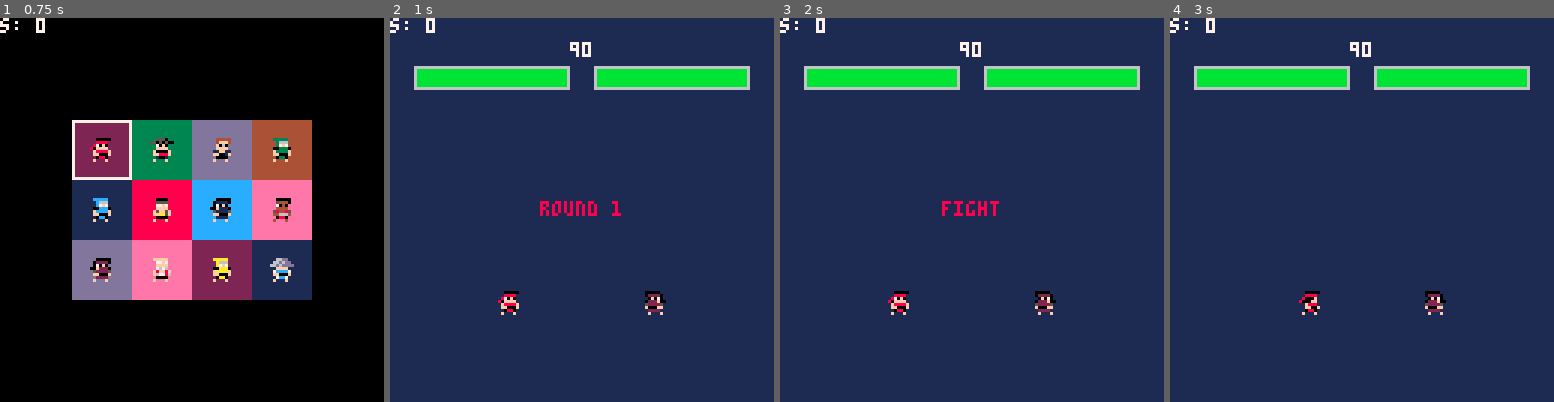
Above: before the commit, frames 1-4 (left to right).
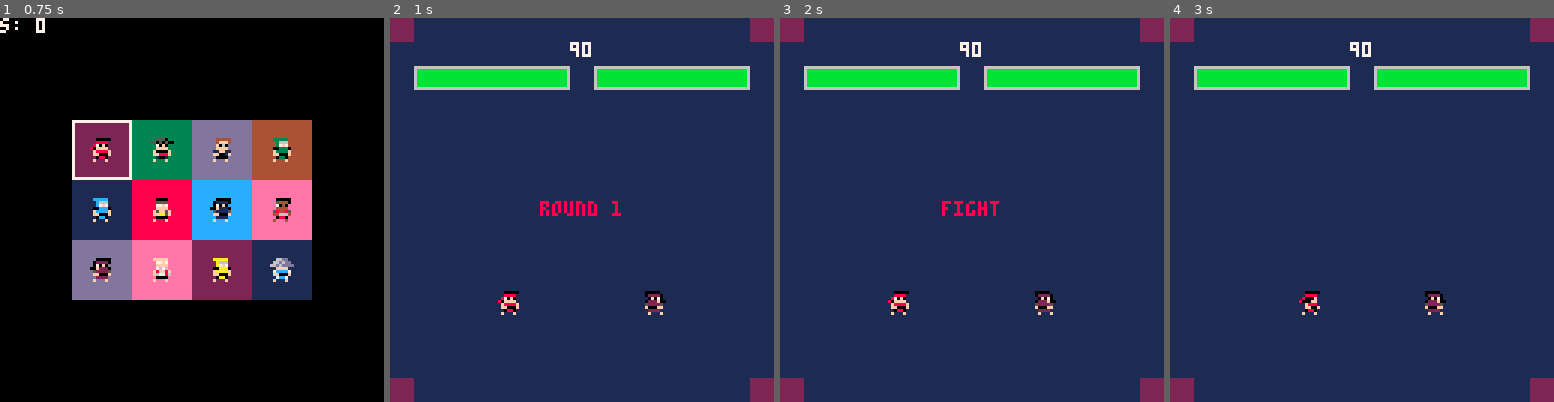
Above: after the commit, the same moments.

Repository: nascimento-cesar/pico-kombat-2
Game: PICO-8 cartridge shaolin-monks/shaolin-monks.p8
The game is run twice, just before and just after one commit, with the same random seed, the same clock (stepped at 60 frames per second) and the same inputs.
Inputs:
- Up to frame 1 (0.75 s): tap X (X key) at 0.33 s; tap O (Z key) at 0.7 s
- Up to frame 2 (1 s): no input
- Up to frame 3 (2 s): tap X (X key) at 1.07, 1.85 s; hold Right from 1.6 s (still down); tap O (Z key) at 1.7 s
- Up to frame 4 (3 s): release Right at 2.1 s; tap O (Z key) at 2.1, 2.5, 2.9 s; hold Up 2.15-2.42 s; hold Right from 2.47 s (still down); tap X (X key) at 2.97 s

Frame 1 is identical in both runs. In frame 2, 1.6% of the frame differs, in the area x 0-100%, y 0-100%; in frame 3, 1.6%; in frame 4, 1.6%.

Commit message:
feat(shaolin-monks): create stages rotation

Diff:
--- a/shaolin-monks/draw.lua
+++ b/shaolin-monks/draw.lua
@@ -49,6 +49,7 @@
 function draw_gameplay()
   cls(1)
   draw_debug()
+  draw_stage()
 
   if is_round_finishing_move() then
     draw_finish_him_her()
@@ -70,6 +71,13 @@
   cls(0)
   local text = "press ❎ to start"
   draw_blinking_text(text, get_hcenter(text), get_vcenter())
+end
+
+function draw_stage()
+  local x = (game.current_combat.current_stage - 1) % 8 * stage_offset
+  local y = flr(game.current_combat.current_stage / 9) * 16
+
+  map(x, y, 0, 0, 16, 16)
 end
 
 function draw_player(p)
--- a/shaolin-monks/init.lua
+++ b/shaolin-monks/init.lua
@@ -71,6 +71,8 @@
   }
   sprite_h = 8
   sprite_w = 7
+  stage_offset = 16
+  stages_number = 9
   swept_speed = 3
   timers = {
     finishing_move = 90,
--- a/shaolin-monks/shaolin-monks.p8
+++ b/shaolin-monks/shaolin-monks.p8
@@ -94,14 +94,14 @@
 00000000000000000000000000000000000000000000000000000000000000000000000000000000000000000000000000000000000000000000000000000000
 00000000000000000000000000000000000000000000000000000000000000000000000000000000000000000000000000000000000000000000000000000000
 00000000000000000000000000000000000000000000000000000000000000000000000000000000000000000000000000000000000000000000000000000000
-00000000000000000000000000000000000000000000000000000000000000000000000000000000000000000000000000000000000000000000000000000000
-00000000000000000000000000000000000000000000000000000000000000000000000000000000000000000000000000000000000000000000000000000000
-00000000000000000000000000000000000000000000000000000000000000000000000000000000000000000000000000000000000000000000000000000000
-00000000000000000000000000000000000000000000000000000000000000000000000000000000000000000000000000000000000000000000000000000000
-00000000000000000000000000000000000000000000000000000000000000000000000000000000000000000000000000000000000000000000000000000000
-00000000000000000000000000000000000000000000000000000000000000000000000000000000000000000000000000000000000000000000000000000000
-00000000000000000000000000000000000000000000000000000000000000000000000000000000000000000000000000000000000000000000000000000000
-00000000000000000000000000000000000000000000000000000000000000000000000000000000000000000000000000000000000000000000000000000000
+11111111222222223333333355555555dddddddd8888888844444444eeeeeeee6666666600000000000000000000000000000000000000000000000000000000
+11111111222222223333333355555555dddddddd8888888844444444eeeeeeee6666666600000000000000000000000000000000000000000000000000000000
+11111111222222223333333355555555dddddddd8888888844444444eeeeeeee6666666600000000000000000000000000000000000000000000000000000000
+11111111222222223333333355555555dddddddd8888888844444444eeeeeeee6666666600000000000000000000000000000000000000000000000000000000
+11111111222222223333333355555555dddddddd8888888844444444eeeeeeee6666666600000000000000000000000000000000000000000000000000000000
+11111111222222223333333355555555dddddddd8888888844444444eeeeeeee6666666600000000000000000000000000000000000000000000000000000000
+11111111222222223333333355555555dddddddd8888888844444444eeeeeeee6666666600000000000000000000000000000000000000000000000000000000
+11111111222222223333333355555555dddddddd8888888844444444eeeeeeee6666666600000000000000000000000000000000000000000000000000000000
 0055555000ddd5000044444003333300000000000000000000000000000000000000000000000000000000000000000000000000000000000000000000000000
 00888800dd5d5d55004fff4000366600000000000000000000000000000000000000000000000000000000000000000000000000000000000000000000000000
 0875f5000075f50000f565000077f700000000000000000000000000000000000000000000000000000000000000000000000000000000000000000000000000
@@ -126,3 +126,36 @@
 0ff555f00f6778600ff555f00ff555f00f55555ff05555f0005555f0000000000000000000000000000000000000000000000000000000000000000000000000
 0022220000555500005aa500007cc700008855f0008855f00008855f000000000000000000000000000000000000000000000000000000000000000000000000
 0f000f000f000f000f000f000f000f00000000000000000000000000000000000000000000000000000000000000000000000000000000000000000000000000
+__map__
+b1b0b0b0b0b0b0b0b0b0b0b0b0b0b0b1b1b1b1b1b1b1b1b1b1b1b1b1b1b1b1b1b2b2b2b2b2b2b2b2b2b2b2b2b2b2b2b2b3b3b3b3b3b3b3b3b3b3b3b3b3b3b3b3b4b4b4b4b4b4b4b4b4b4b4b4b4b4b4b4b5b5b5b5b5b5b5b5b5b5b5b5b5b5b5b5b6b6b6b6b6b6b6b6b6b6b6b6b6b6b6b6b7b7b7b7b7b7b7b7b7b7b7b7b7b7b7b7
+b0b0b0b0b0b0b0b0b0b0b0b0b0b0b0b0b1b1b1b1b1b1b1b1b1b1b1b1b1b1b1b1b2b2b2b2b2b2b2b2b2b2b2b2b2b2b2b2b3b3b3b3b3b3b3b3b3b3b3b3b3b3b3b3b4b4b4b4b4b4b4b4b4b4b4b4b4b4b4b4b5b5b5b5b5b5b5b5b5b5b5b5b5b5b5b5b6b6b6b6b6b6b6b6b6b6b6b6b6b6b6b6b7b7b7b7b7b7b7b7b7b7b7b7b7b7b7b7
+b0b0b0b0b0b0b0b0b0b0b0b0b0b0b0b0b1b1b1b1b1b1b1b1b1b1b1b1b1b1b1b1b2b2b2b2b2b2b2b2b2b2b2b2b2b2b2b2b3b3b3b3b3b3b3b3b3b3b3b3b3b3b3b3b4b4b4b4b4b4b4b4b4b4b4b4b4b4b4b4b5b5b5b5b5b5b5b5b5b5b5b5b5b5b5b5b6b6b6b6b6b6b6b6b6b6b6b6b6b6b6b6b7b7b7b7b7b7b7b7b7b7b7b7b7b7b7b7
+b0b0b0b0b0b0b0b0b0b0b0b0b0b0b0b0b1b1b1b1b1b1b1b1b1b1b1b1b1b1b1b1b2b2b2b2b2b2b2b2b2b2b2b2b2b2b2b2b3b3b3b3b3b3b3b3b3b3b3b3b3b3b3b3b4b4b4b4b4b4b4b4b4b4b4b4b4b4b4b4b5b5b5b5b5b5b5b5b5b5b5b5b5b5b5b5b6b6b6b6b6b6b6b6b6b6b6b6b6b6b6b6b7b7b7b7b7b7b7b7b7b7b7b7b7b7b7b7
+b0b0b0b0b0b0b0b0b0b0b0b0b0b0b0b0b1b1b1b1b1b1b1b1b1b1b1b1b1b1b1b1b2b2b2b2b2b2b2b2b2b2b2b2b2b2b2b2b3b3b3b3b3b3b3b3b3b3b3b3b3b3b3b3b4b4b4b4b4b4b4b4b4b4b4b4b4b4b4b4b5b5b5b5b5b5b5b5b5b5b5b5b5b5b5b5b6b6b6b6b6b6b6b6b6b6b6b6b6b6b6b6b7b7b7b7b7b7b7b7b7b7b7b7b7b7b7b7
+b0b0b0b0b0b0b0b0b0b0b0b0b0b0b0b0b1b1b1b1b1b1b1b1b1b1b1b1b1b1b1b1b2b2b2b2b2b2b2b2b2b2b2b2b2b2b2b2b3b3b3b3b3b3b3b3b3b3b3b3b3b3b3b3b4b4b4b4b4b4b4b4b4b4b4b4b4b4b4b4b5b5b5b5b5b5b5b5b5b5b5b5b5b5b5b5b6b6b6b6b6b6b6b6b6b6b6b6b6b6b6b6b7b7b7b7b7b7b7b7b7b7b7b7b7b7b7b7
+b0b0b0b0b0b0b0b0b0b0b0b0b0b0b0b0b1b1b1b1b1b1b1b1b1b1b1b1b1b1b1b1b2b2b2b2b2b2b2b2b2b2b2b2b2b2b2b2b3b3b3b3b3b3b3b3b3b3b3b3b3b3b3b3b4b4b4b4b4b4b4b4b4b4b4b4b4b4b4b4b5b5b5b5b5b5b5b5b5b5b5b5b5b5b5b5b6b6b6b6b6b6b6b6b6b6b6b6b6b6b6b6b7b7b7b7b7b7b7b7b7b7b7b7b7b7b7b7
+b0b0b0b0b0b0b0b0b0b0b0b0b0b0b0b0b1b1b1b1b1b1b1b1b1b1b1b1b1b1b1b1b2b2b2b2b2b2b2b2b2b2b2b2b2b2b2b2b3b3b3b3b3b3b3b3b3b3b3b3b3b3b3b3b4b4b4b4b4b4b4b4b4b4b4b4b4b4b4b4b5b5b5b5b5b5b5b5b5b5b5b5b5b5b5b5b6b6b6b6b6b6b6b6b6b6b6b6b6b6b6b6b7b7b7b7b7b7b7b7b7b7b7b7b7b7b7b7
+b0b0b0b0b0b0b0b0b0b0b0b0b0b0b0b0b1b1b1b1b1b1b1b1b1b1b1b1b1b1b1b1b2b2b2b2b2b2b2b2b2b2b2b2b2b2b2b2b3b3b3b3b3b3b3b3b3b3b3b3b3b3b3b3b4b4b4b4b4b4b4b4b4b4b4b4b4b4b4b4b5b5b5b5b5b5b5b5b5b5b5b5b5b5b5b5b6b6b6b6b6b6b6b6b6b6b6b6b6b6b6b6b7b7b7b7b7b7b7b7b7b7b7b7b7b7b7b7
+b0b0b0b0b0b0b0b0b0b0b0b0b0b0b0b0b1b1b1b1b1b1b1b1b1b1b1b1b1b1b1b1b2b2b2b2b2b2b2b2b2b2b2b2b2b2b2b2b3b3b3b3b3b3b3b3b3b3b3b3b3b3b3b3b4b4b4b4b4b4b4b4b4b4b4b4b4b4b4b4b5b5b5b5b5b5b5b5b5b5b5b5b5b5b5b5b6b6b6b6b6b6b6b6b6b6b6b6b6b6b6b6b7b7b7b7b7b7b7b7b7b7b7b7b7b7b7b7
+b0b0b0b0b0b0b0b0b0b0b0b0b0b0b0b0b1b1b1b1b1b1b1b1b1b1b1b1b1b1b1b1b2b2b2b2b2b2b2b2b2b2b2b2b2b2b2b2b3b3b3b3b3b3b3b3b3b3b3b3b3b3b3b3b4b4b4b4b4b4b4b4b4b4b4b4b4b4b4b4b5b5b5b5b5b5b5b5b5b5b5b5b5b5b5b5b6b6b6b6b6b6b6b6b6b6b6b6b6b6b6b6b7b7b7b7b7b7b7b7b7b7b7b7b7b7b7b7
+b0b0b0b0b0b0b0b0b0b0b0b0b0b0b0b0b1b1b1b1b1b1b1b1b1b1b1b1b1b1b1b1b2b2b2b2b2b2b2b2b2b2b2b2b2b2b2b2b3b3b3b3b3b3b3b3b3b3b3b3b3b3b3b3b4b4b4b4b4b4b4b4b4b4b4b4b4b4b4b4b5b5b5b5b5b5b5b5b5b5b5b5b5b5b5b5b6b6b6b6b6b6b6b6b6b6b6b6b6b6b6b6b7b7b7b7b7b7b7b7b7b7b7b7b7b7b7b7
+b0b0b0b0b0b0b0b0b0b0b0b0b0b0b0b0b1b1b1b1b1b1b1b1b1b1b1b1b1b1b1b1b2b2b2b2b2b2b2b2b2b2b2b2b2b2b2b2b3b3b3b3b3b3b3b3b3b3b3b3b3b3b3b3b4b4b4b4b4b4b4b4b4b4b4b4b4b4b4b4b5b5b5b5b5b5b5b5b5b5b5b5b5b5b5b5b6b6b6b6b6b6b6b6b6b6b6b6b6b6b6b6b7b7b7b7b7b7b7b7b7b7b7b7b7b7b7b7
+b0b0b0b0b0b0b0b0b0b0b0b0b0b0b0b0b1b1b1b1b1b1b1b1b1b1b1b1b1b1b1b1b2b2b2b2b2b2b2b2b2b2b2b2b2b2b2b2b3b3b3b3b3b3b3b3b3b3b3b3b3b3b3b3b4b4b4b4b4b4b4b4b4b4b4b4b4b4b4b4b5b5b5b5b5b5b5b5b5b5b5b5b5b5b5b5b6b6b6b6b6b6b6b6b6b6b6b6b6b6b6b6b7b7b7b7b7b7b7b7b7b7b7b7b7b7b7b7
+b0b0b0b0b0b0b0b0b0b0b0b0b0b0b0b0b1b1b1b1b1b1b1b1b1b1b1b1b1b1b1b1b2b2b2b2b2b2b2b2b2b2b2b2b2b2b2b2b3b3b3b3b3b3b3b3b3b3b3b3b3b3b3b3b4b4b4b4b4b4b4b4b4b4b4b4b4b4b4b4b5b5b5b5b5b5b5b5b5b5b5b5b5b5b5b5b6b6b6b6b6b6b6b6b6b6b6b6b6b6b6b6b7b7b7b7b7b7b7b7b7b7b7b7b7b7b7b7
+b1b0b0b0b0b0b0b0b0b0b0b0b0b0b0b1b1b1b1b1b1b1b1b1b1b1b1b1b1b1b1b1b2b2b2b2b2b2b2b2b2b2b2b2b2b2b2b2b3b3b3b3b3b3b3b3b3b3b3b3b3b3b3b3b4b4b4b4b4b4b4b4b4b4b4b4b4b4b4b4b5b5b5b5b5b5b5b5b5b5b5b5b5b5b5b5b6b6b6b6b6b6b6b6b6b6b6b6b6b6b6b6b7b7b7b7b7b7b7b7b7b7b7b7b7b7b7b7
+b8b8b8b8b8b8b8b8b8b8b8b8b8b8b8b800000000000000000000000000000000000000000000000000000000000000000000000000000000000000000000000000000000000000000000000000000000000000000000000000000000000000000000000000000000000000000000000000000000000000000000000000000000
+b8b8b8b8b8b8b8b8b8b8b8b8b8b8b8b800000000000000000000000000000000000000000000000000000000000000000000000000000000000000000000000000000000000000000000000000000000000000000000000000000000000000000000000000000000000000000000000000000000000000000000000000000000
+b8b8b8b8b8b8b8b8b8b8b8b8b8b8b8b800000000000000000000000000000000000000000000000000000000000000000000000000000000000000000000000000000000000000000000000000000000000000000000000000000000000000000000000000000000000000000000000000000000000000000000000000000000
+b8b8b8b8b8b8b8b8b8b8b8b8b8b8b8b800000000000000000000000000000000000000000000000000000000000000000000000000000000000000000000000000000000000000000000000000000000000000000000000000000000000000000000000000000000000000000000000000000000000000000000000000000000
+b8b8b8b8b8b8b8b8b8b8b8b8b8b8b8b800000000000000000000000000000000000000000000000000000000000000000000000000000000000000000000000000000000000000000000000000000000000000000000000000000000000000000000000000000000000000000000000000000000000000000000000000000000
+b8b8b8b8b8b8b8b8b8b8b8b8b8b8b8b800000000000000000000000000000000000000000000000000000000000000000000000000000000000000000000000000000000000000000000000000000000000000000000000000000000000000000000000000000000000000000000000000000000000000000000000000000000
+b8b8b8b8b8b8b8b8b8b8b8b8b8b8b8b800000000000000000000000000000000000000000000000000000000000000000000000000000000000000000000000000000000000000000000000000000000000000000000000000000000000000000000000000000000000000000000000000000000000000000000000000000000
+b8b8b8b8b8b8b8b8b8b8b8b8b8b8b8b800000000000000000000000000000000000000000000000000000000000000000000000000000000000000000000000000000000000000000000000000000000000000000000000000000000000000000000000000000000000000000000000000000000000000000000000000000000
+b8b8b8b8b8b8b8b8b8b8b8b8b8b8b8b800000000000000000000000000000000000000000000000000000000000000000000000000000000000000000000000000000000000000000000000000000000000000000000000000000000000000000000000000000000000000000000000000000000000000000000000000000000
+b8b8b8b8b8b8b8b8b8b8b8b8b8b8b8b800000000000000000000000000000000000000000000000000000000000000000000000000000000000000000000000000000000000000000000000000000000000000000000000000000000000000000000000000000000000000000000000000000000000000000000000000000000
+b8b8b8b8b8b8b8b8b8b8b8b8b8b8b8b800000000000000000000000000000000000000000000000000000000000000000000000000000000000000000000000000000000000000000000000000000000000000000000000000000000000000000000000000000000000000000000000000000000000000000000000000000000
+b8b8b8b8b8b8b8b8b8b8b8b8b8b8b8b800000000000000000000000000000000000000000000000000000000000000000000000000000000000000000000000000000000000000000000000000000000000000000000000000000000000000000000000000000000000000000000000000000000000000000000000000000000
+b8b8b8b8b8b8b8b8b8b8b8b8b8b8b8b800000000000000000000000000000000000000000000000000000000000000000000000000000000000000000000000000000000000000000000000000000000000000000000000000000000000000000000000000000000000000000000000000000000000000000000000000000000
+b8b8b8b8b8b8b8b8b8b8b8b8b8b8b8b800000000000000000000000000000000000000000000000000000000000000000000000000000000000000000000000000000000000000000000000000000000000000000000000000000000000000000000000000000000000000000000000000000000000000000000000000000000
+b8b8b8b8b8b8b8b8b8b8b8b8b8b8b8b800000000000000000000000000000000000000000000000000000000000000000000000000000000000000000000000000000000000000000000000000000000000000000000000000000000000000000000000000000000000000000000000000000000000000000000000000000000
+b8b8b8b8b8b8b8b8b8b8b8b8b8b8b8b800000000000000000000000000000000000000000000000000000000000000000000000000000000000000000000000000000000000000000000000000000000000000000000000000000000000000000000000000000000000000000000000000000000000000000000000000000000
--- a/shaolin-monks/update.lua
+++ b/shaolin-monks/update.lua
@@ -126,7 +126,7 @@
   end
 
   game.current_combat = {
-    timers = {},
+    current_stage = game.current_combat and game.current_combat.current_stage + 1 or 1,
     round = 1,
     round_loser = nil,
     round_start_time = time(),
@@ -135,7 +135,8 @@
     rounds_won = {
       [p_id.p1] = 0,
       [p_id.p2] = 0
-    }
+    },
+    timers = {}
   }
 
   reset_timers()
